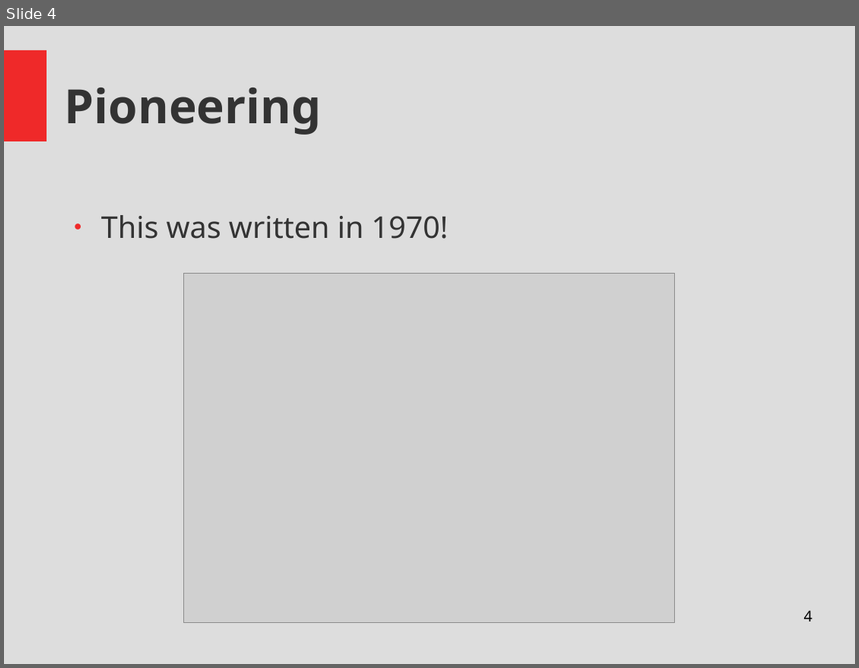
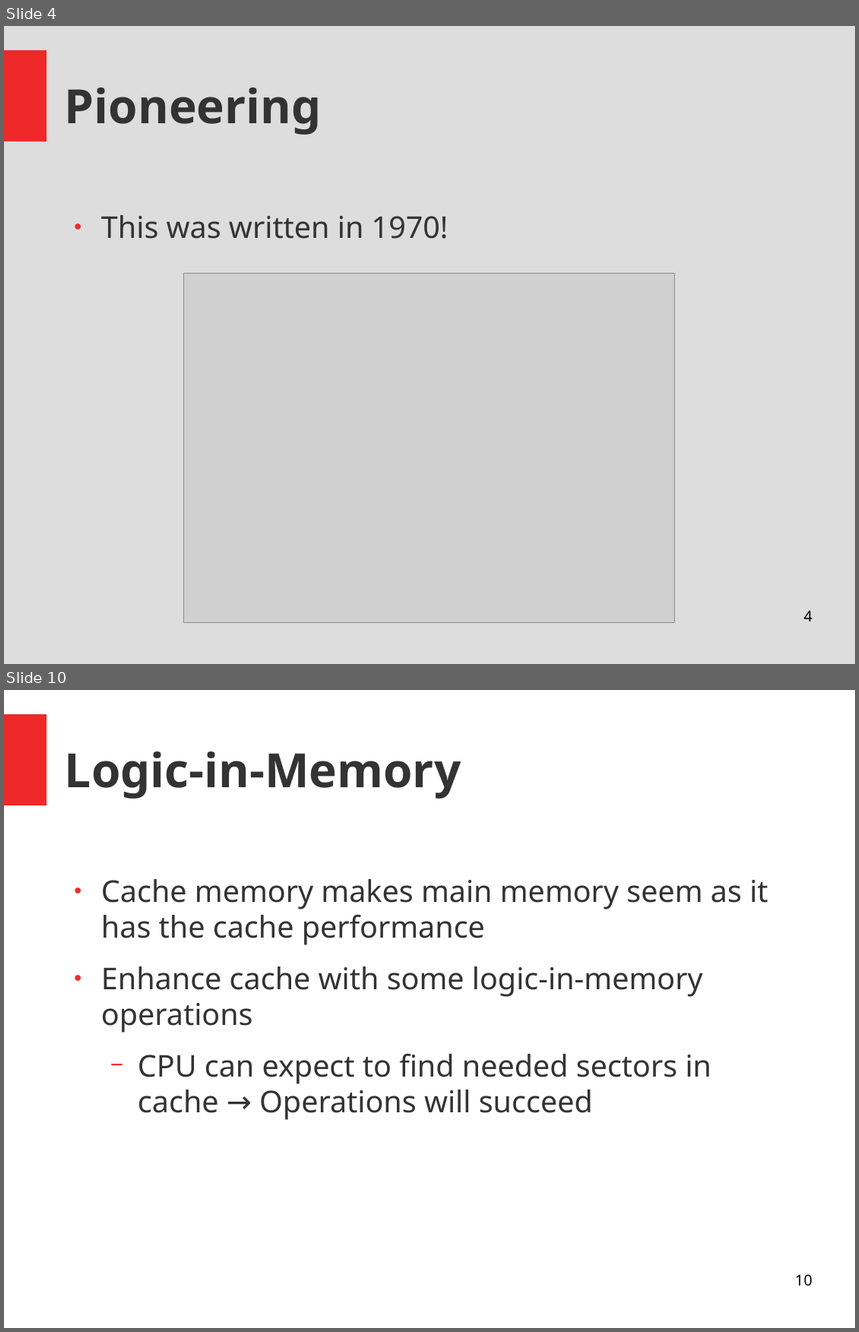
Before and after one commit to Thapep/PPS, a slide deck: inmemory/In Memory Processing Presentation.odp. Shown one above the other, each under a label of ours: slide 4 before the commit, slides 4 and 10 after it; the slides between them are not shown. The pictures are 859x668 and 859x1332 pixels, drawn with LibreOffice and Linux fonts; fonts in the diff are those of the drawing; grey boxes stand for pictures. Boxes give left, top, right and bottom in pixels: in the first picture for what was removed or moved away, otherwise in the second. Text is boxed around its words. In the diff, an @@ line names an element or a change of style, - is before the commit and + after.

```diff
--- a/inmemory/In Memory Processing Presentation.odp
+++ b/inmemory/In Memory Processing Presentation.odp
@@ slide 10 added at (x1=4, y1=690, x2=855, y2=1328), background #FFFFFF; not listed: 1 template element that a slide beside it also shows @@
@@ title added at (x1=65, y1=752, x2=461, y2=799), 44 pt, text #333333, bold @@
+Logic-in-Memory
@@ text added at (x1=101, y1=879, x2=768, y2=1120), 28 pt, text #333333 @@
+● Cache memory makes main memory seem as it has the cache performance
+● Enhance cache with some logic-in-memory operations
+  − CPU can expect to find needed sectors in cache → Operations will succeed
@@ page number added at (x1=795, y1=1274, x2=813, y2=1286), 14 pt, text #000000 @@
+10
```
Also in this commit, not shown: 6 other slides added, 1 other file.
